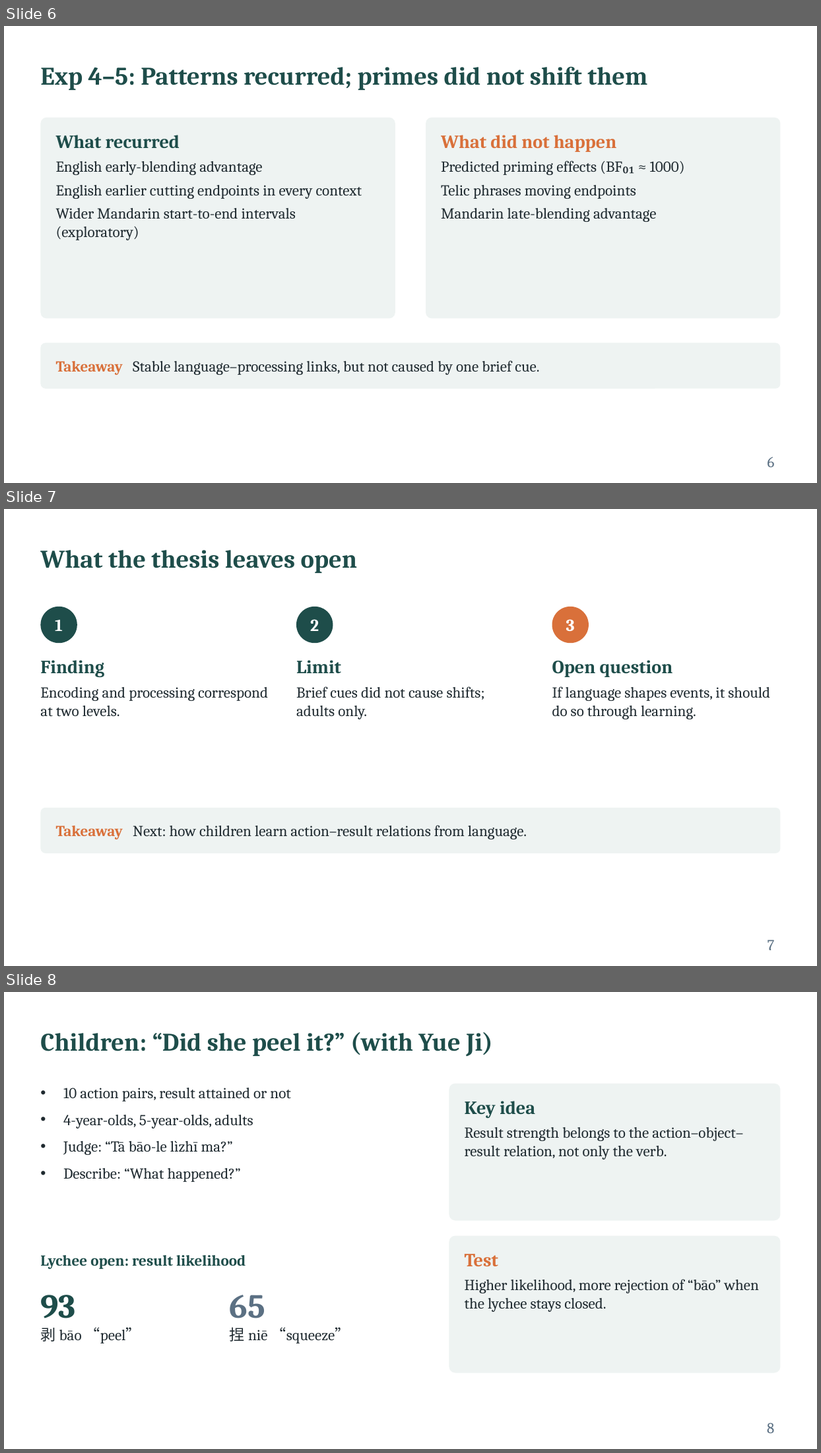
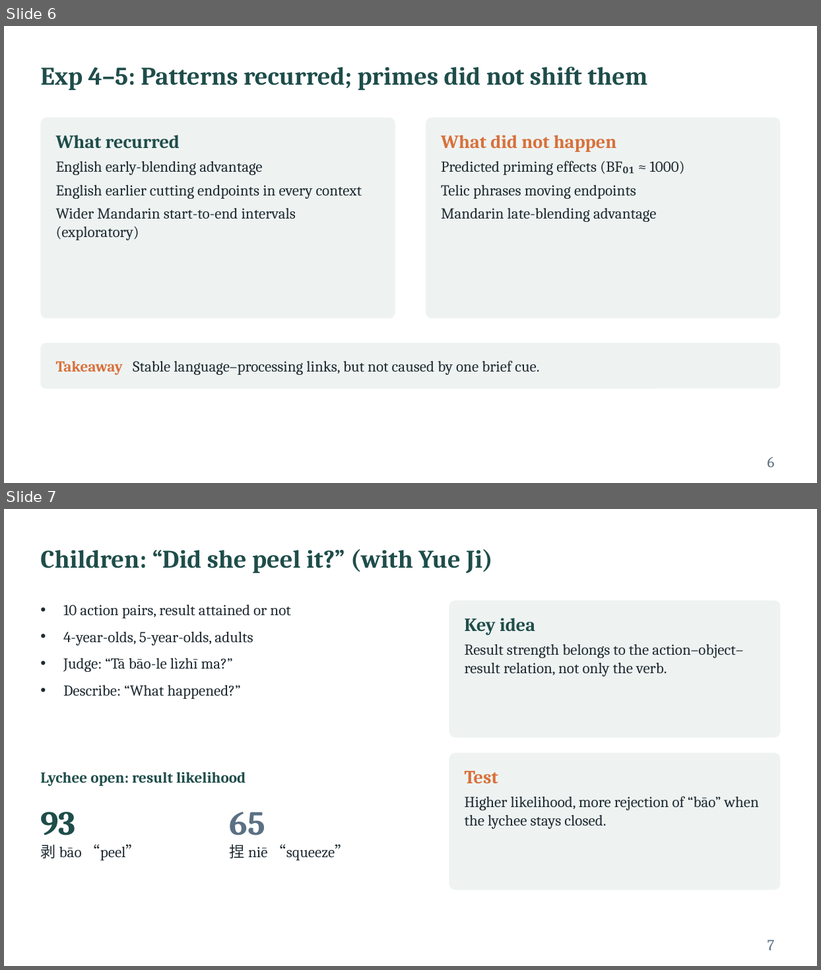
Before and after one commit to xtaoliu/claude, a slide deck: Liu_postdoc_interview_talk.pptx. Shown one above the other, each under a label of ours: slides 6, 7 and 8 before the commit, slides 6 and 7 after it. The pictures are 821x1453 and 821x970 pixels, drawn with LibreOffice and Linux fonts; fonts in the diff are those of the drawing. Boxes give left, top, right and bottom in pixels: in the first picture for what was removed or moved away, otherwise in the second. Text is boxed around its words. In the diff, an @@ line names an element or a change of style, - is before the commit and + after.

```diff
--- a/Liu_postdoc_interview_talk.pptx
+++ b/Liu_postdoc_interview_talk.pptx
@@ slide 7 removed at bbox=[4, 509, 817, 966], background #FFFFFF @@
@@ title removed at bbox=[40, 550, 357, 573] @@
-What the thesis leaves open
@@ ellipse removed at bbox=[40, 607, 77, 643] @@
@@ ellipse removed at bbox=[296, 607, 333, 643] @@
@@ ellipse removed at bbox=[552, 607, 589, 643] @@
@@ text removed at bbox=[55, 620, 63, 631] @@
-1
@@ text removed at bbox=[310, 619, 319, 631] @@
-2
@@ text removed at bbox=[566, 619, 575, 631] @@
-3
@@ text removed at bbox=[40, 660, 268, 717] @@
-Finding
-Encoding and processing correspond at two levels.
@@ text removed at bbox=[296, 660, 485, 720] @@
-Limit
-Brief cues did not cause shifts; adults only.
@@ text removed at bbox=[552, 660, 770, 720] @@
-Open question
-If language shapes events, it should do so through learning.
@@ rounded rectangle removed at bbox=[40, 808, 781, 854] @@
@@ text removed at bbox=[56, 825, 527, 840] @@
-Takeaway Next: how children learn action–result relations from language.
@@ page number removed at bbox=[768, 940, 775, 951] @@
-7
@@ what was slide 8 is now slide 7 @@
@@ page number at bbox=[768, 940, 775, 951]: text changed @@
-8
+7
```
Also in this commit, not shown: 3 slides changed, 4 slides added, 3 other slides removed, 1 other file.
